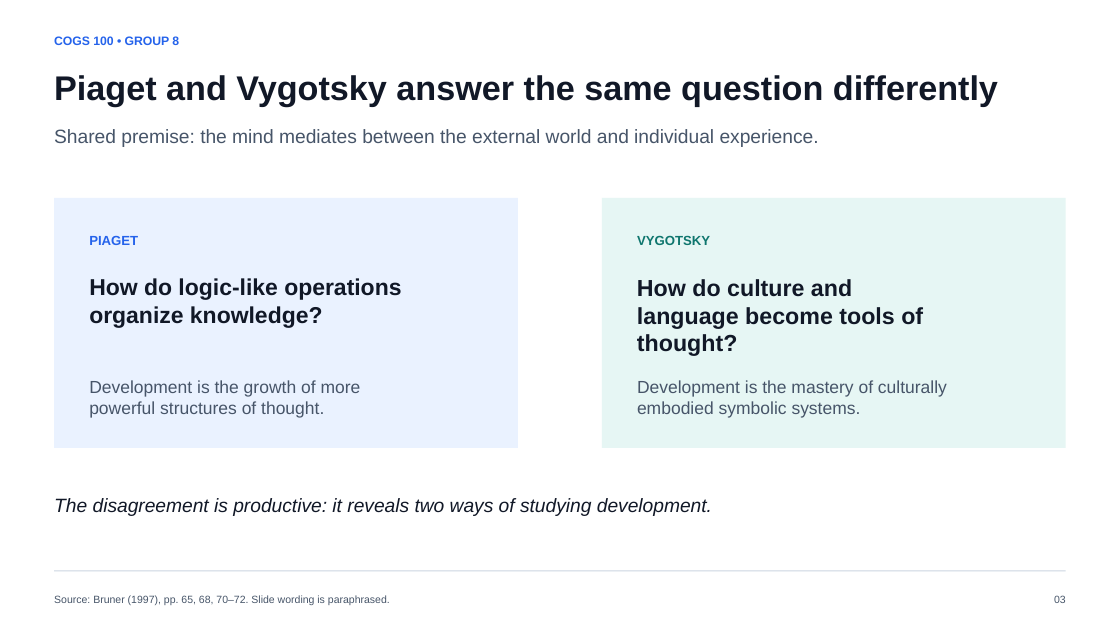
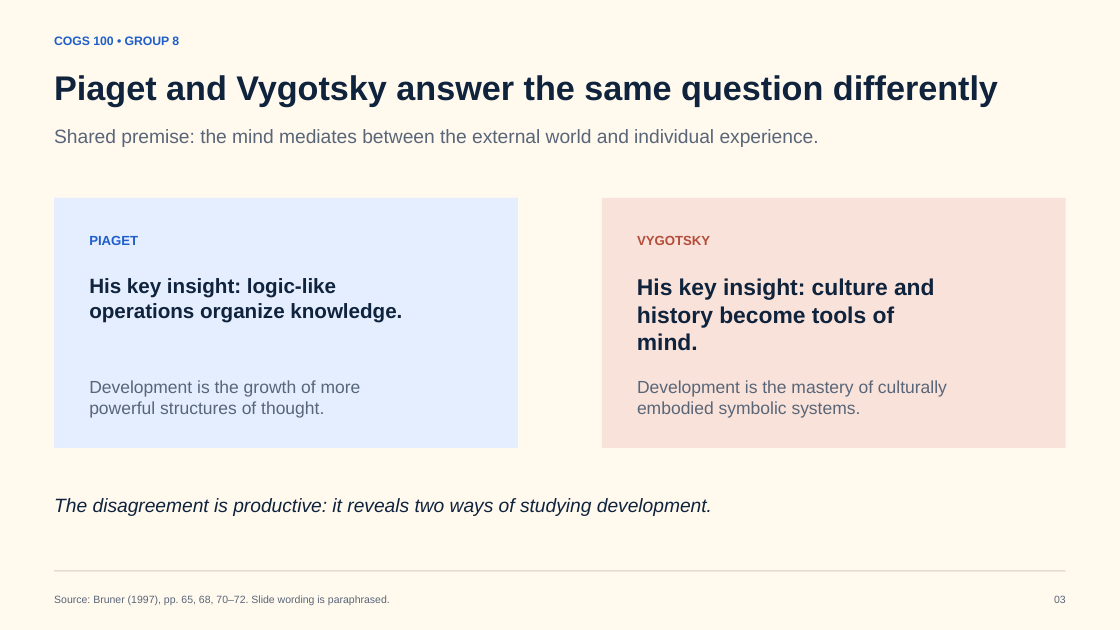
Before and after one commit to j-a-v-e-n/knowledge-vault, a slide deck: slide 3 of outputs/COGS100_Group8_Piaget_Vygotsky.pptx. Drawn at 1120x630 pixels with LibreOffice and Linux fonts; fonts in the diff are those of the drawing. Boxes give left, top, right and bottom in pixels: in the first picture for what was removed or moved away, otherwise in the second. Text is boxed around its words. In the diff, an @@ line names an element or a change of style, - is before the commit and + after.

```diff
--- a/outputs/COGS100_Group8_Piaget_Vygotsky.pptx
+++ b/outputs/COGS100_Group8_Piaget_Vygotsky.pptx
@@ background #FFFFFF to #FFF9EE @@
@@ text "COGS 100 • GROUP 8" at [54,36,179,45]: text colour #2563EB to #1F5FC9 @@
@@ text "Piaget and Vygotsky answer the ..." at [54,75,998,107]: text colour #111827 to #10233D @@
@@ rectangle at [55,197,518,448]: fill #EAF2FF to #E4EEFF @@
@@ rectangle at [602,197,1066,448]: fill #E6F6F4 to #F9E2DA @@
@@ text "PIAGET" at [89,236,138,245]: text colour #2563EB to #1F5FC9 @@
@@ text "VYGOTSKY" at [637,236,710,245]: text colour #0F766E to #B44D3A @@
@@ text at [89,278,402,323]: text changed; size 19.7 to 17.7 pt; text colour #111827 to #10233D @@
-How do logic-like operations organize knowledge?
+His key insight: logic-like operations organize knowledge.
@@ text at [637,278,935,351]: text changed; size 19.9 to 19.5 pt; text colour #111827 to #10233D @@
-How do culture and language become tools of thought?
+His key insight: culture and history become tools of mind.
@@ text "The disagreement is productive: it ..." at [54,498,712,516]: text colour #111827 to #10233D @@
@@ rectangle at [55,571,1066,571]: fill #CBD5E1 to #D7CCBA @@
@@ text colour #475569 to #596678 in 5 elements at [54,129,819,147], [89,380,361,418], [637,380,947,418], [54,595,390,605], [1054,595,1066,603] @@
```
Also in this commit, not shown: 11 other slides changed, 19 other files.
